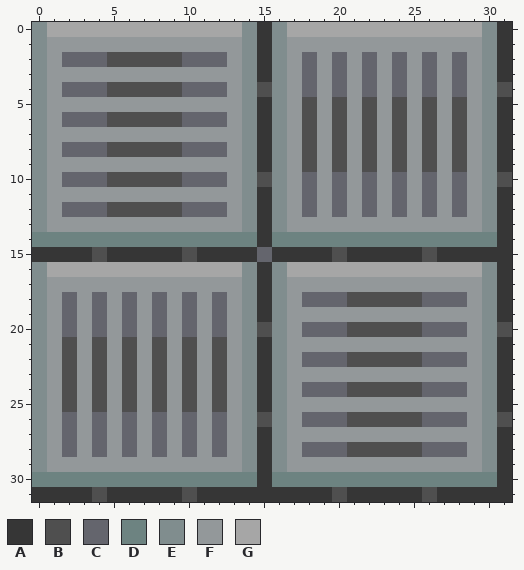
Two states of a pixel-art sprite, Resources/Textures/_Impstation/Tiles/Maint/tech_maint.png. The picture above was drawn from the file before the commit.
The file is 32x32 pixels.
Palette (. is transparent): A #363636  B #4f4f4f  C #64656d  D #6d8381  E #808d8e  F #93989a  G #a6a6a6
Pixels before, first column x 0:
 0 EGGGGGGGGGGGGGEAEGGGGGGGGGGGGGEA
 1 EFFFFFFFFFFFFFEAEFFFFFFFFFFFFFEA
 2 EFCCCBBBBBCCCFEAEFCFCFCFCFCFCFEA
 3 EFFFFFFFFFFFFFEAEFCFCFCFCFCFCFEA
 4 EFCCCBBBBBCCCFEBEFCFCFCFCFCFCFEB
 5 EFFFFFFFFFFFFFEAEFBFBFBFBFBFBFEA
 6 EFCCCBBBBBCCCFEAEFBFBFBFBFBFBFEA
 7 EFFFFFFFFFFFFFEAEFBFBFBFBFBFBFEA
 8 EFCCCBBBBBCCCFEAEFBFBFBFBFBFBFEA
 9 EFFFFFFFFFFFFFEAEFBFBFBFBFBFBFEA
10 EFCCCBBBBBCCCFEBEFCFCFCFCFCFCFEB
11 EFFFFFFFFFFFFFEAEFCFCFCFCFCFCFEA
12 EFCCCBBBBBCCCFEAEFCFCFCFCFCFCFEA
13 EFFFFFFFFFFFFFEAEFFFFFFFFFFFFFEA
14 DDDDDDDDDDDDDDDADDDDDDDDDDDDDDDA
15 AAAABAAAAABAAAACAAAABAAAAABAAAAA
16 EGGGGGGGGGGGGGEAEGGGGGGGGGGGGGEA
17 EFFFFFFFFFFFFFEAEFFFFFFFFFFFFFEA
18 EFCFCFCFCFCFCFEAEFCCCBBBBBCCCFEA
19 EFCFCFCFCFCFCFEAEFFFFFFFFFFFFFEA
20 EFCFCFCFCFCFCFEBEFCCCBBBBBCCCFEB
21 EFBFBFBFBFBFBFEAEFFFFFFFFFFFFFEA
22 EFBFBFBFBFBFBFEAEFCCCBBBBBCCCFEA
23 EFBFBFBFBFBFBFEAEFFFFFFFFFFFFFEA
24 EFBFBFBFBFBFBFEAEFCCCBBBBBCCCFEA
25 EFBFBFBFBFBFBFEAEFFFFFFFFFFFFFEA
26 EFCFCFCFCFCFCFEBEFCCCBBBBBCCCFEB
27 EFCFCFCFCFCFCFEAEFFFFFFFFFFFFFEA
28 EFCFCFCFCFCFCFEAEFCCCBBBBBCCCFEA
29 EFFFFFFFFFFFFFEAEFFFFFFFFFFFFFEA
30 DDDDDDDDDDDDDDDADDDDDDDDDDDDDDDA
31 AAAABAAAAABAAAAAAAAABAAAAABAAAAA
New version:
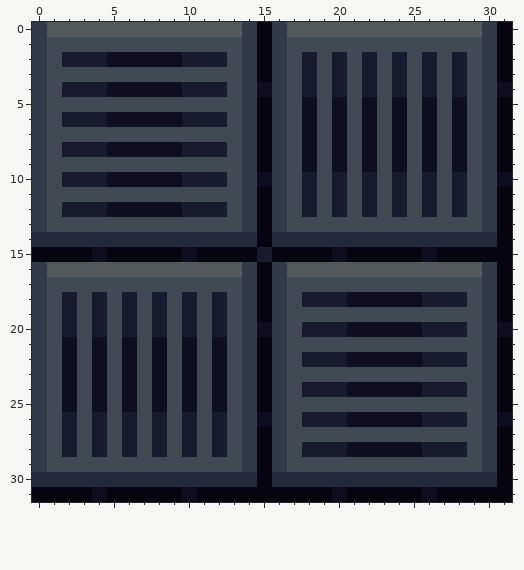
Commit message: What if maints and plating worked actually
Change:
Colour A changes from #363636 to #07050f.
Colour B changes from #4f4f4f to #0f0e20.
Colour C changes from #64656d to #181a2f.
Colour D changes from #6d8381 to #24293d.
Colour E changes from #808d8e to #323a49.
Colour F changes from #93989a to #414a53.
Colour G changes from #a6a6a6 to #53585b.
Boxes around the changes in both pictures, in picture pixels (x1, y1, x2, y2):
changed: (32, 22, 512, 502)
